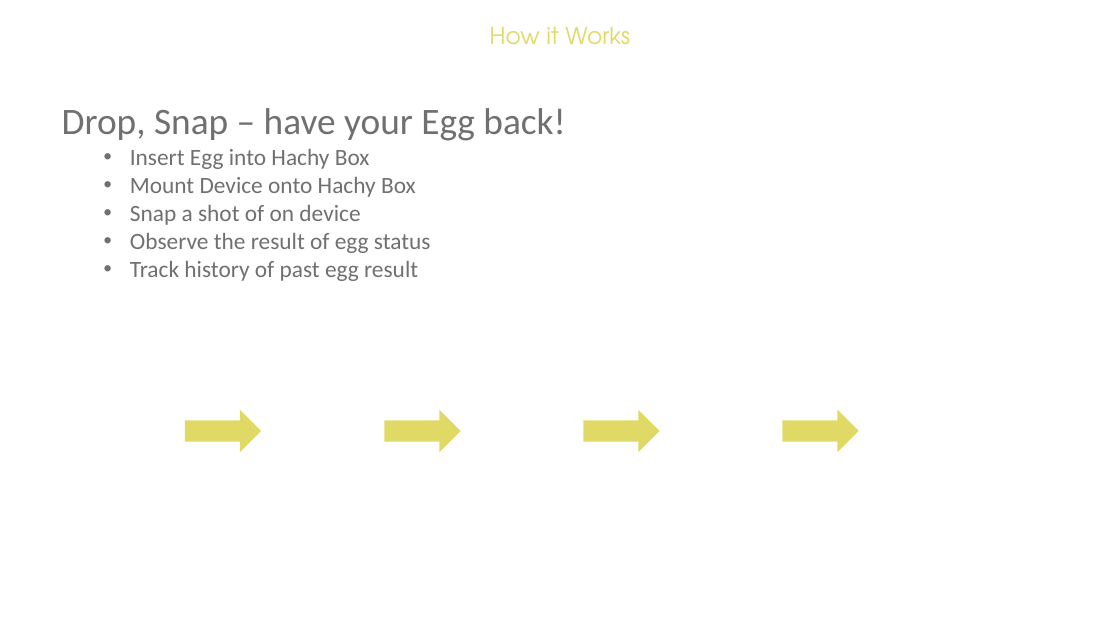
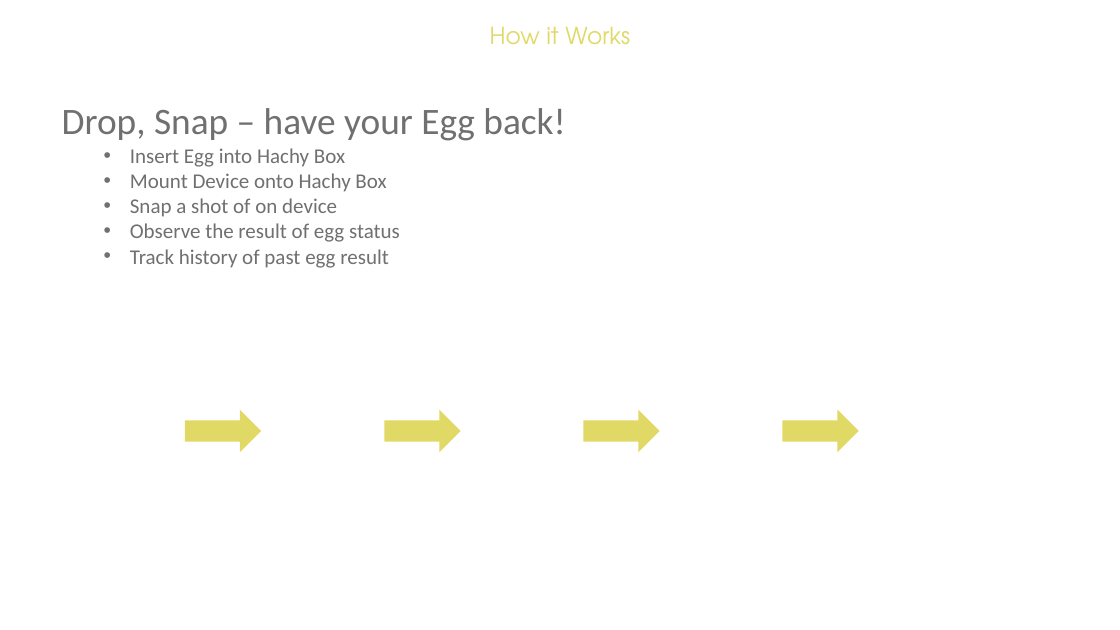
Before and after one commit to hachyEgg/Hachy-docs, a slide deck: slide 4 of 1.Hachy-Onboarding.pptx. Drawn at 1120x630 pixels with LibreOffice and Linux fonts; fonts in the diff are those of the drawing. Boxes give left, top, right and bottom in pixels: in the first picture for what was removed or moved away, otherwise in the second. Text is boxed around its words. In the diff, an @@ line names an element or a change of style, - is before the commit and + after.

```diff
--- a/1.Hachy-Onboarding.pptx
+++ b/1.Hachy-Onboarding.pptx
@@ text at [130, 148, 400, 268]: size 20 to 18 pt in "Insert Egg into Hachy Box", "Mount Device onto Hachy Box", "Snap a shot of on device", "Observe the result of egg status" and 1 more places @@
```
Also in this commit, not shown: 4 other slides changed, 5 slides added, 1 slide removed.
